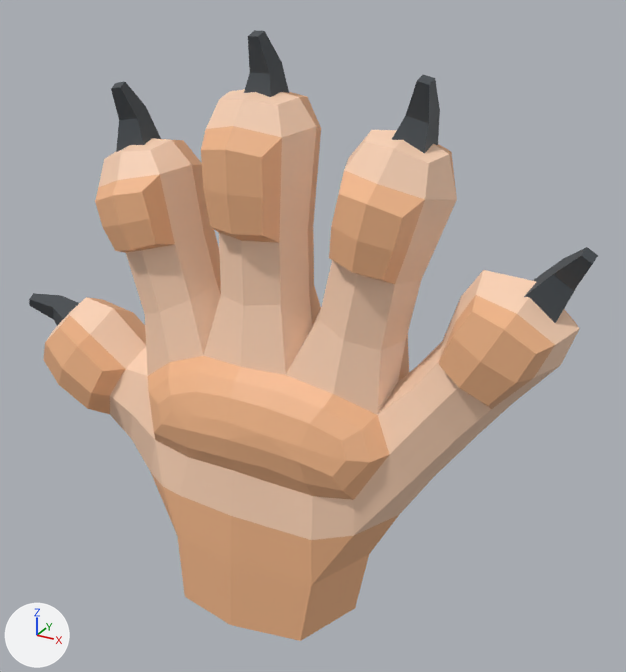
Before and after pictures for a commit that changed the glTF model VR/Export/VR_Meadow_hand_posing_v02_LL.glb.
Both versions are drawn from a 50 mm lens placed at (0.119, -0.1915, 0.1841), pointed at (0.0088, 0.0088, 0.084). The lights are fixed; the arrows at lower left show +X, +Y and +Z. The older version comes first. Where no turn or scale is listed for an object, it has been applied to the vertices. Vertices at exactly the same position are counted once.

The first picture shows 'Claw_01_L', 'Claw_02_L', 'Claw_03_L', 'Claw_04_L', 'Claw_05_L', 'EA_Hand_L'.
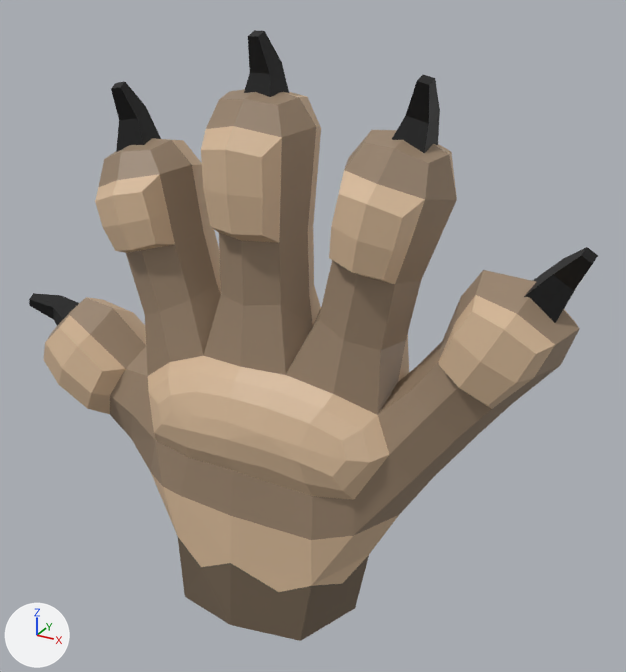
Diff of the bpy script that builds the scene:
```diff
--- a/VR/Export/VR_Meadow_hand_posing_v02_LL.glb.py
+++ b/VR/Export/VR_Meadow_hand_posing_v02_LL.glb.py
@@ img_ea_mesh_cube_green_tex_coloratlas_01 @@
+img_ea_mesh_cube_green_tex_coloratlas_01 = load_image('EA_Mesh_Cube_Green_tex_ColorAtlas_01', '_unpacked/EA_Mesh_Cube_Green_tex_ColorAtlas_01', 128, 128, 'sRGB')
@@ mat_material @@
 mat_material = principled_material('Material')
-mat_material.texture = img_tex_coloratlas_01
+mat_material.texture = img_ea_mesh_cube_green_tex_coloratlas_01
@@ me_cube_l @@
 # used by ob_ea_hand_l; location = (0.0, 0.0, 0.0)
-me_cube_l.from_pydata(...)  # 342 vertices, 680 faces; spans x -0.081..0.084, y -0.025..0.025, z -0.007..0.154
+me_cube_l.from_pydata(...)  # 351 vertices, 698 faces; spans x -0.081..0.084, y -0.025..0.025, z -0.007..0.154
+# me_cube_l part 1
+# 30 faces are deleted
+# 9 vertices are added at x -0.026..0.028, y -0.023..0.021, z 0.014..0.038
+# 48 new faces join them
+# me_cube_l part 2: 650 kept faces spanning x -0.081..0.084, y -0.025..0.025, z -0.007..0.154 get new texture (UV) coordinates
 me_cube_l.materials.append(mat_material)
```

Pixel boxes (x1, y1, x2, y2) of what changed, in the pictures (626 x 672 px):
'EA_Hand_L', surface changed, reshaped (darker)
    both: (43, 89, 580, 641)
'Claw_05_L', surface changed (darker)
    both: (524, 247, 598, 323)
'Claw_04_L', surface changed (darker)
    both: (392, 75, 440, 153)
'Claw_03_L', surface changed (darker)
    both: (244, 30, 289, 97)
'Claw_02_L', surface changed (darker)
    both: (111, 82, 161, 152)
'Claw_01_L', surface changed (darker)
    both: (29, 293, 79, 326)
part 1 of me_cube_l, reshaped
    both: (178, 496, 369, 640)
part 2 of me_cube_l, surface changed (darker)
    both: (43, 89, 580, 641)
